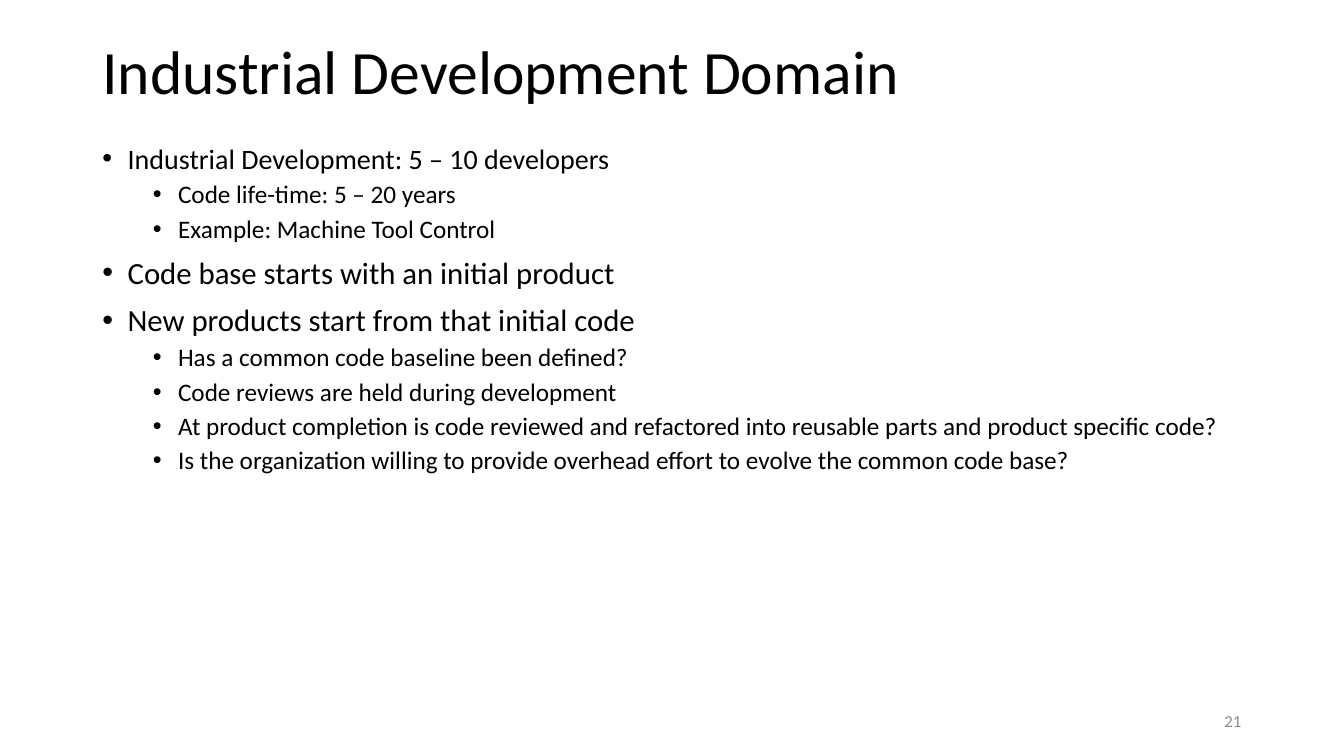
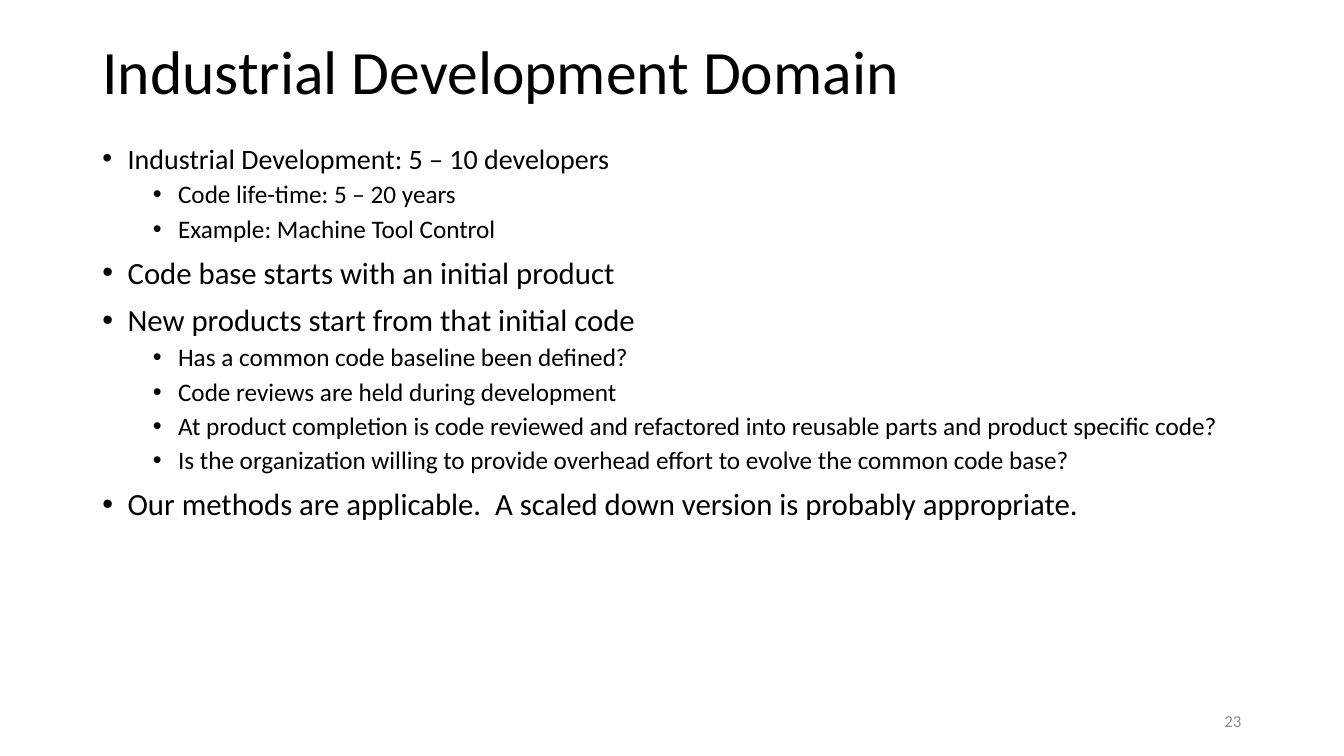
Before and after one commit to JimFawcett/JimFawcett.github.io, a slide deck: slide 23 of Resources/PublishingSourceCode.pptx (slide 21 before the commit). Drawn at 1344x756 pixels with LibreOffice and Linux fonts; fonts in the diff are those of the drawing. Boxes give left, top, right and bottom in pixels: in the first picture for what was removed or moved away, otherwise in the second. Text is boxed around its words. In the diff, an @@ line names an element or a change of style, - is before the commit and + after.

```diff
--- a/Resources/PublishingSourceCode.pptx
+++ b/Resources/PublishingSourceCode.pptx
@@ text at (128, 493, 1078, 520): paragraph added @@
+• Our methods are applicable. A scaled down version is probably appropriate.
@@ page number at (1224, 716, 1241, 727): text changed @@
-21
+23
```
Also in this commit, not shown: 7 other slides changed, 2 slides added, 1 other file.
